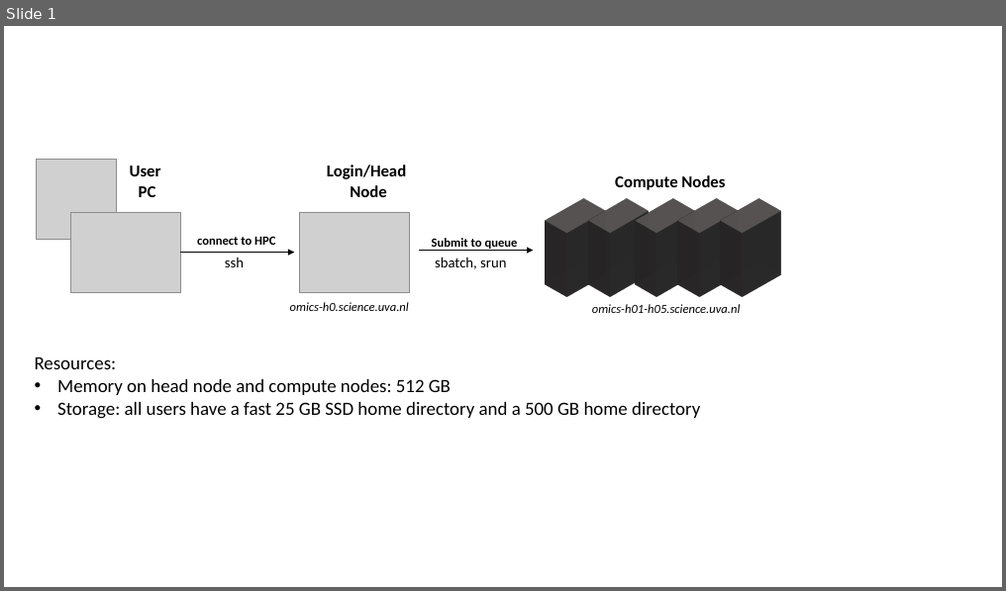
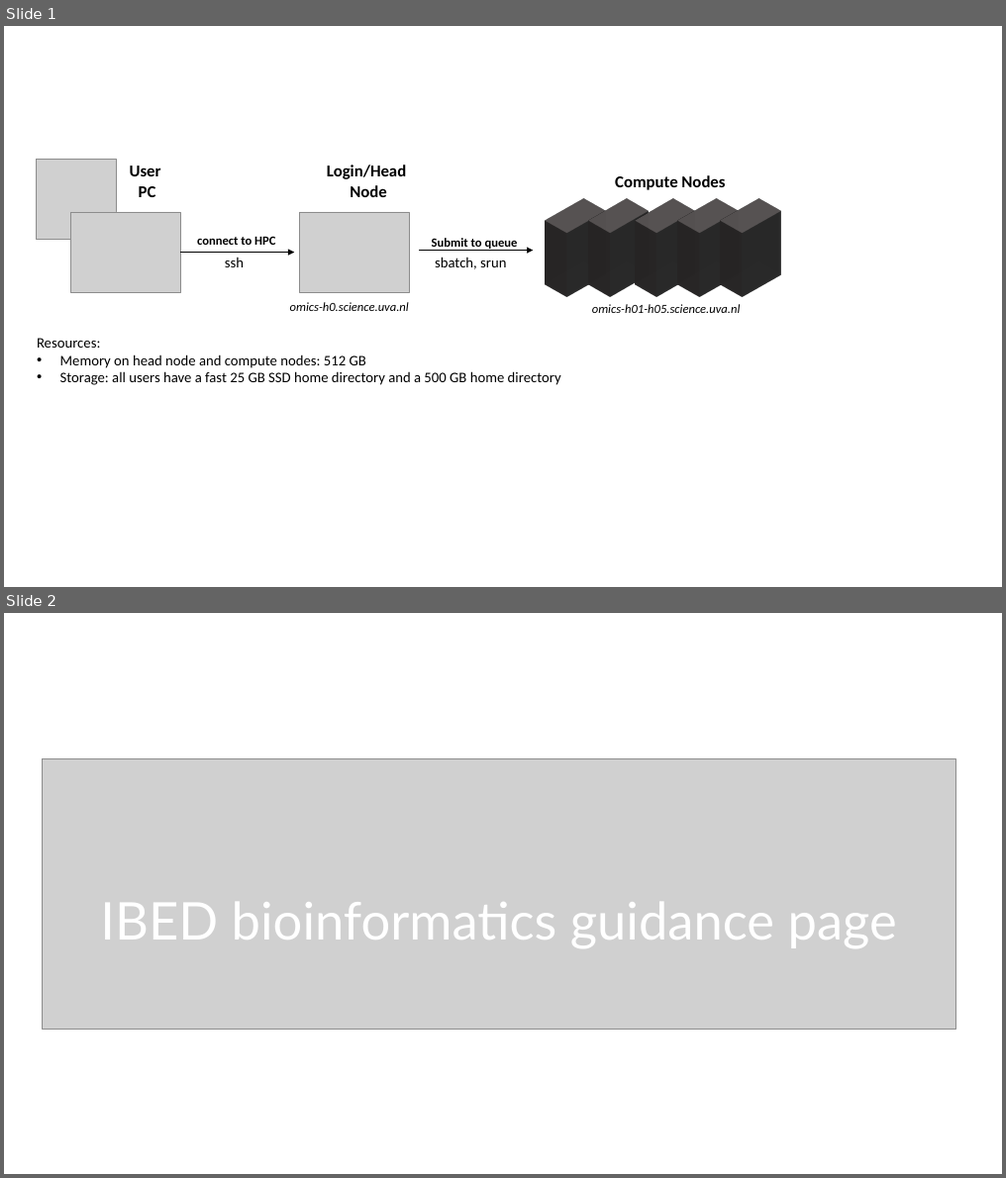
Before and after one commit to ScienceParkStudyGroup/ibed-bioinformatics-page, a slide deck: img/drawings.pptx. Shown one above the other, each under a label of ours: slide 1 before the commit, slides 1 and 2 after it. The pictures are 1006x591 and 1006x1178 pixels, drawn with LibreOffice and Linux fonts; fonts in the diff are those of the drawing; grey boxes stand for pictures. Boxes give left, top, right and bottom in pixels: in the first picture for what was removed or moved away, otherwise in the second. Text is boxed around its words. In the diff, an @@ line names an element or a change of style, - is before the commit and + after.

```diff
--- a/img/drawings.pptx
+++ b/img/drawings.pptx
@@ slide 2 added at (x1=4, y1=613, x2=1002, y2=1174), background #FFFFFF @@
@@ picture added at (x1=43, y1=759, x2=956, y2=1029) @@
@@ text added at (x1=100, y1=902, x2=897, y2=949), 50 pt, text #FFFFFF @@
+IBED bioinformatics guidance page
@@ slide 1 changed as well @@
@@ text "Resources:" moved from (x1=35, y1=358, x2=700, y2=419) to (x1=37, y1=338, x2=561, y2=385) @@
@@ text "Resources:" at (x1=37, y1=338, x2=561, y2=385): size 18 to 14 pt @@
```
Also in this commit, not shown: 45 other files.
